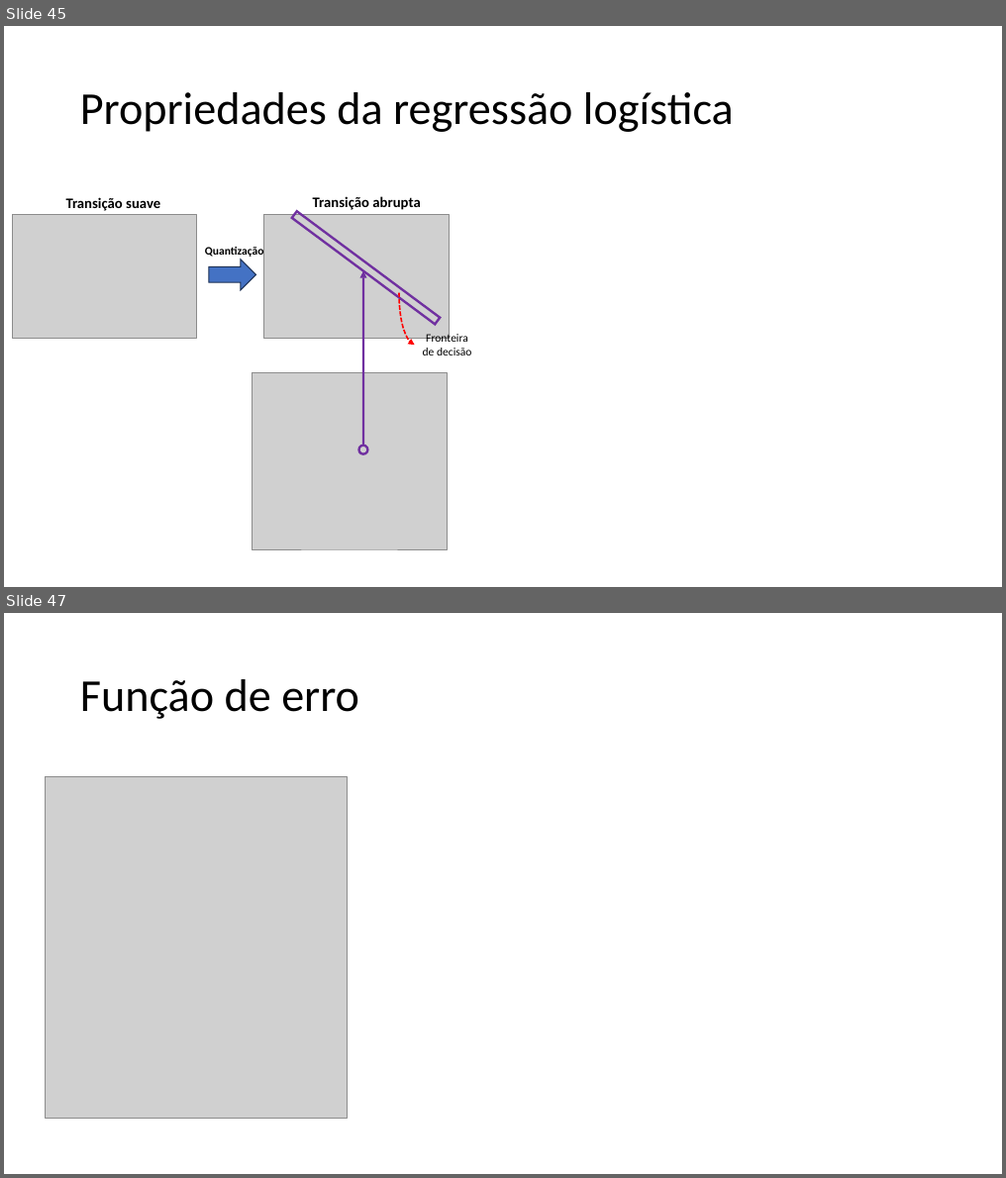
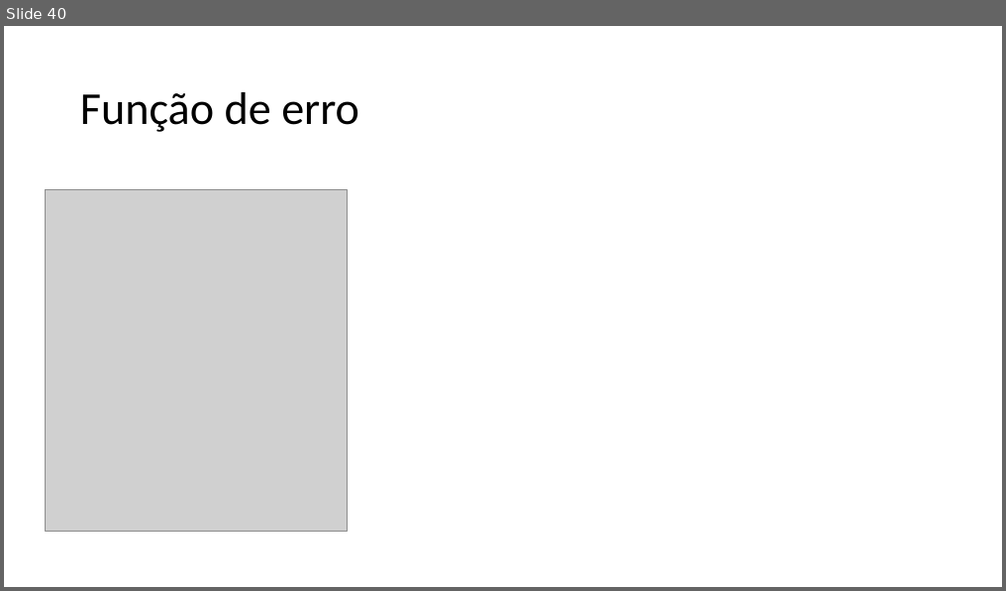
Before and after one commit to zz4fap/c24_inteligencia_artificial, a slide deck: slides/C24_Classificação.pptx. Shown one above the other, each under a label of ours: slides 45 and 47 before the commit, slide 40 after it; the slides between them are not shown. The pictures are 1006x1178 and 1006x591 pixels, drawn with LibreOffice and Linux fonts; fonts in the diff are those of the drawing; grey boxes stand for pictures. Boxes give left, top, right and bottom in pixels: in the first picture for what was removed or moved away, otherwise in the second. Text is boxed around its words. In the diff, an @@ line names an element or a change of style, - is before the commit and + after.

```diff
--- a/slides/C24_Classificação.pptx
+++ b/slides/C24_Classificação.pptx
@@ slide 45 removed at [4,26,1002,587], background #FFFFFF @@
@@ title removed at [80,92,734,132] @@
-Propriedades da regressão logística
@@ text removed at [66,197,160,211] @@
-Transição suave
@@ text removed at [313,196,420,210] @@
-Transição abrupta
@@ picture removed at [12,215,196,338] @@
@@ picture removed at [263,215,449,338] @@
@@ rectangle removed at [292,212,440,325] @@
@@ text removed at [205,246,264,259] @@
-Quantização
@@ right arrow removed at [209,260,256,290] @@
@@ arrow removed from (363, 446) to (363, 272) @@
@@ curved arrow removed from (399, 293) to (414, 345) @@
@@ text removed at [423,333,472,356] @@
-Fronteira de decisão
@@ picture removed at [252,373,447,550] @@
@@ ellipse removed at [358,446,368,455] @@
@@ what was slide 47 is now slide 40 @@
```
Also in this commit, not shown: 2 slides changed, 6 slides added, 7 other slides removed.
